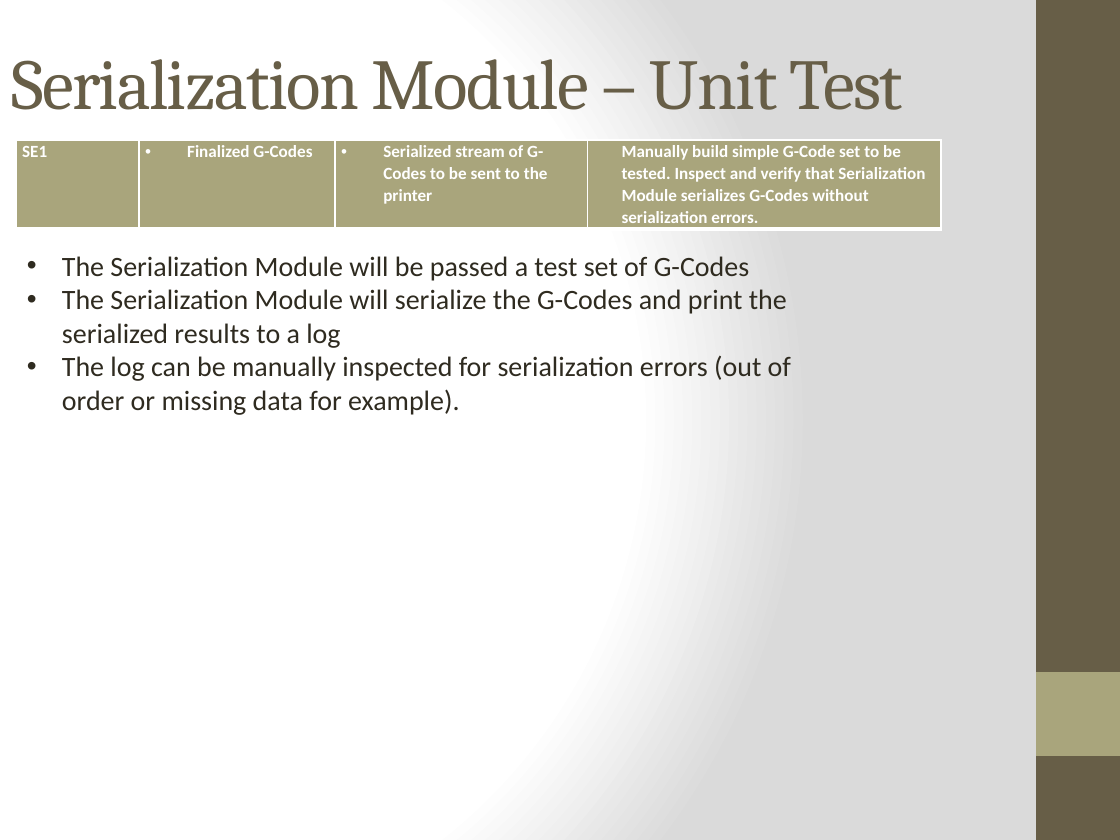
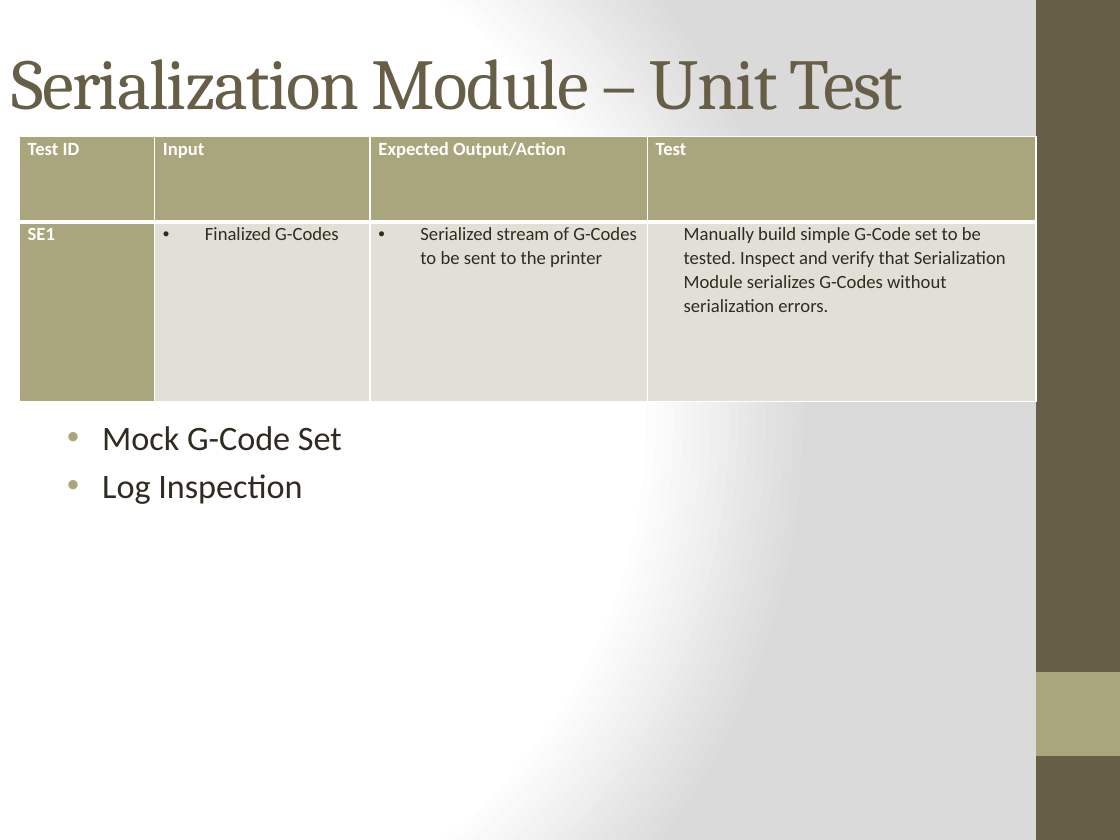
Before and after one commit to qpHalcy0n/SRDesign, a slide deck: slide 35 of Test Plan Presentation/Team Ink3d Test Plan.pptx (slide 36 before the commit). Drawn at 1120x840 pixels with LibreOffice and Linux fonts; fonts in the diff are those of the drawing. Boxes give left, top, right and bottom in pixels: in the first picture for what was removed or moved away, otherwise in the second. Text is boxed around its words. In the diff, an @@ line names an element or a change of style, - is before the commit and + after.

```diff
--- a/Test Plan Presentation/Team Ink3d Test Plan.pptx
+++ b/Test Plan Presentation/Team Ink3d Test Plan.pptx
@@ table at (x1=19, y1=137, x2=1036, y2=455) @@
+row 1: Test ID | Input | Expected Output/Action | Test
@@ table resized from (x1=16, y1=140, x2=941, y2=233) to (x1=19, y1=137, x2=1036, y2=455) @@
@@ text removed at (x1=62, y1=256, x2=791, y2=415) @@
-• The Serialization Module will be passed a test set of G-Codes
-• The Serialization Module will serialize the G-Codes and print the serialized results to a log
-• The log can be manually inspected for serialization errors (out of order or missing data for example).
@@ text added at (x1=102, y1=426, x2=302, y2=504), 22 pt, text #2F2B20 @@
+• Mock G-Code Set
+• Log Inspection
```
Also in this commit, not shown: 8 other slides changed, 2 slides removed.
